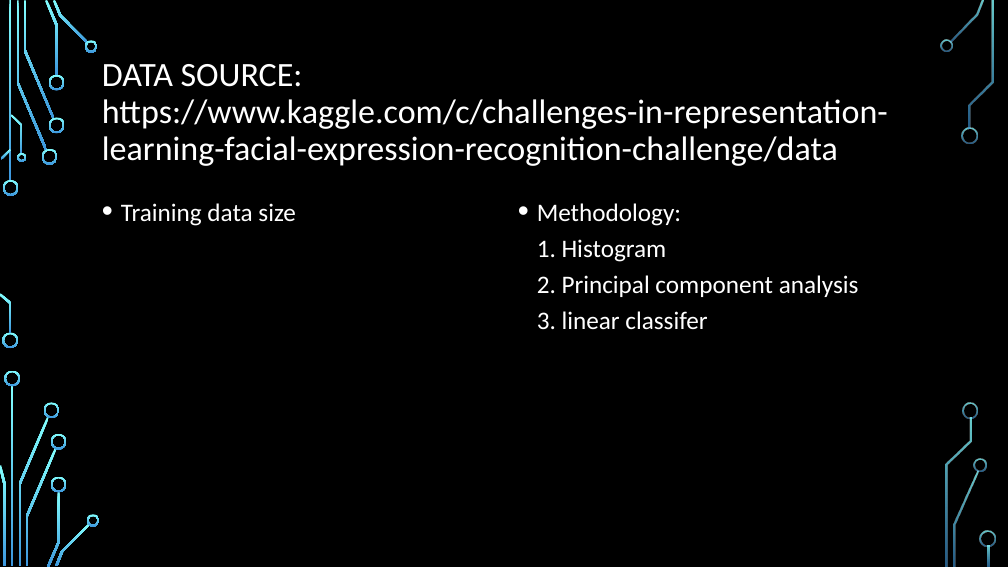
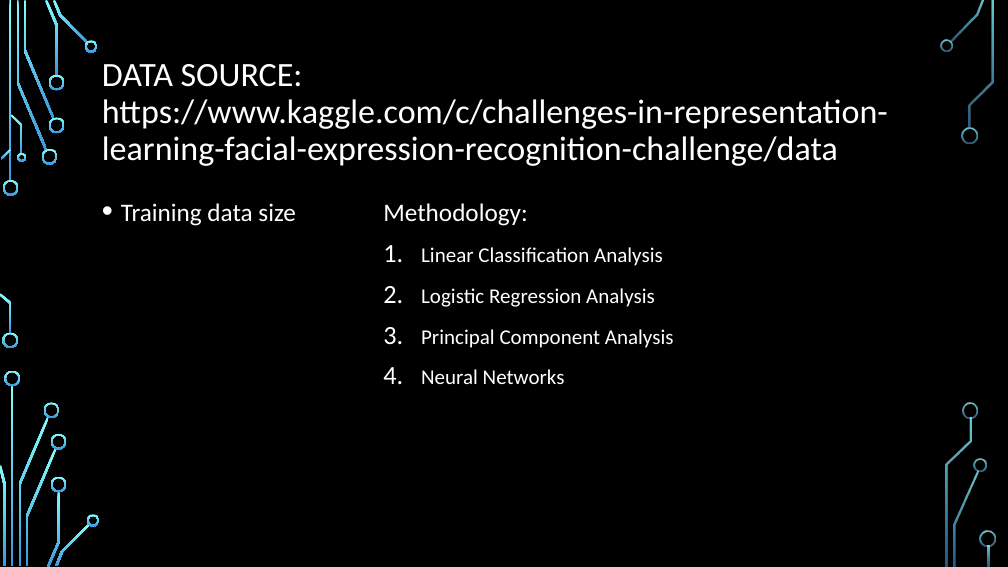
Before and after one commit to MR-KHILADI/Facial-Expression-Recognition, a slide deck: slide 2 of Final Project Draft.pptx. Drawn at 1008x567 pixels with LibreOffice and Linux fonts; fonts in the diff are those of the drawing; background and template pictures are left out. Boxes give left, top, right and bottom in pixels: in the first picture for what was removed or moved away, otherwise in the second. Text is boxed around its words. In the diff, an @@ line names an element or a change of style, - is before the commit and + after.

```diff
--- a/Final Project Draft.pptx
+++ b/Final Project Draft.pptx
@@ text at (x1=383, y1=203, x2=674, y2=384): text changed; size 24 to 20 pt @@
-• Methodology:
-  1. Histogram
-  2. Principal component analysis
-  3. linear classifer
+Methodology:
+1. Linear Classification Analysis
+2. Logistic Regression Analysis
+3. Principal Component Analysis
+4. Neural Networks
```
Also in this commit, not shown: 3 other slides changed, 3 slides added, 1 slide removed.
